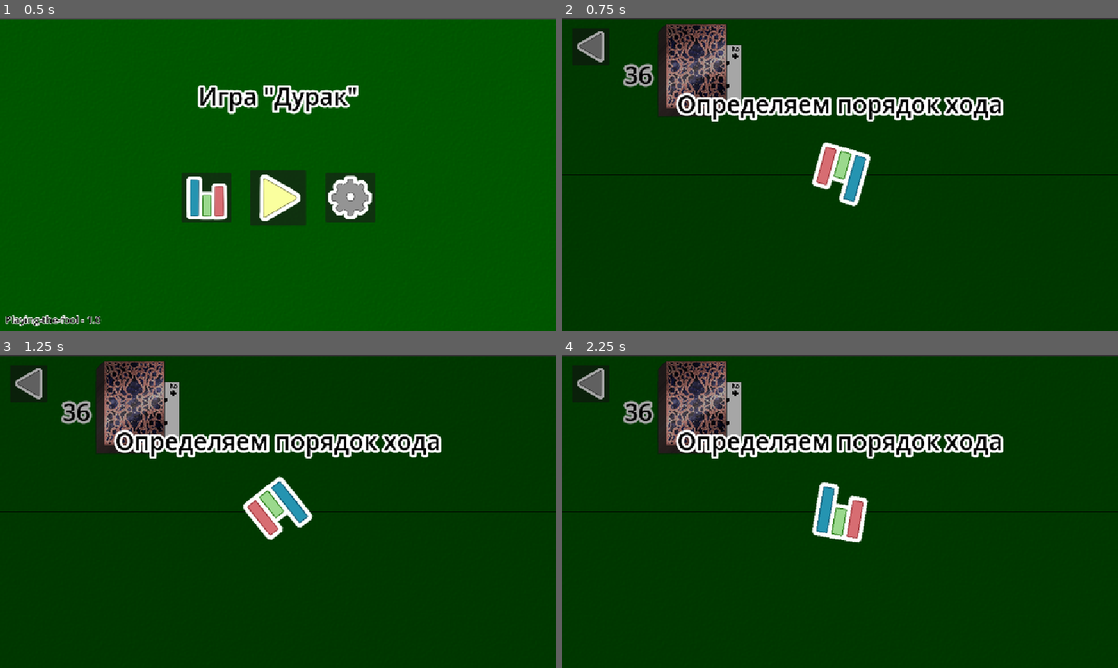
Above: before the commit, frames 1-4 (two rows, left to right).
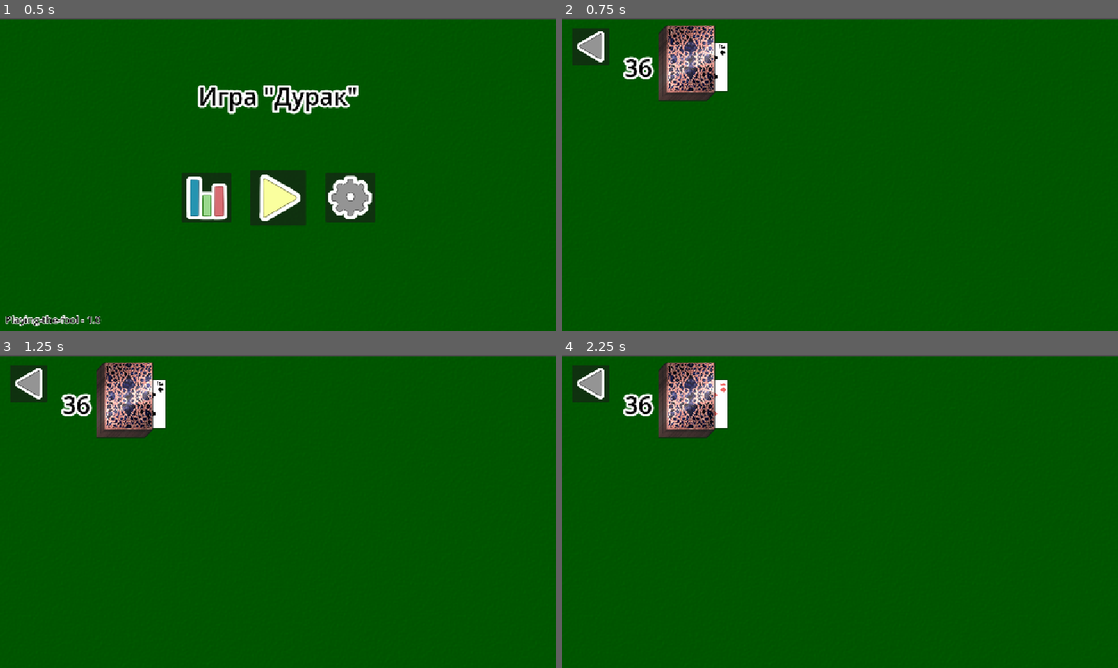
Above: after the commit, the same moments.

Repository: Yulya-S/Playing-the-fool
Game: Godot game, scene res://scenes/main.tscn
Same seed, same stepped clock (60 frames per second), same inputs: the game is played once before the commit and once after it.
Inputs (mouse positions are in pixels of both pictures, inside the frame that each line leads up to):
- Up to frame 1 (0.5 s): no input
- Up to frame 2 (0.75 s): click (840, 196) at 0.5 s
- Up to frame 3 (1.25 s): no input
- Up to frame 4 (2.25 s): click (589, 383) at 1.25 s; click (840, 533) at 2.02 s

Frame 1 is identical in both runs. In frame 2, 99% of the frame differs, in the area x 0-100%, y 0-100%; in frame 3, 99%; in frame 4, 99%.
Error in both runs: Invalid call. Nonexistent function 'store_json' in base 'Node (Global.gd)'. (res://scripts/main.gd:9)

Commit message:
changing the deck size

Diff:
--- a/playing-the-fool/scenes/fragments/card.tscn
+++ b/playing-the-fool/scenes/fragments/card.tscn
@@ -10,6 +10,7 @@
 script = ExtResource("1_0bgfi")
 
 [node name="Pack" parent="." instance=ExtResource("1_iriu1")]
+scale = Vector2(0.4, 0.4)
 
 [node name="CollisionShape2D" type="CollisionShape2D" parent="."]
 position = Vector2(0, -7.5)
--- a/playing-the-fool/scenes/fragments/pack.tscn
+++ b/playing-the-fool/scenes/fragments/pack.tscn
@@ -615,7 +615,7 @@
 "times": PackedFloat32Array(0),
 "transitions": PackedFloat32Array(1),
 "update": 0,
-"values": [Vector2(0.5, 0.5)]
+"values": [Vector2(0.4, 0.4)]
 }
 
 [sub_resource type="Animation" id="Animation_wo5bd"]
@@ -670,7 +670,7 @@
 }
 
 [node name="Pack" type="AnimatedSprite2D"]
-scale = Vector2(0.5, 0.5)
+scale = Vector2(0.4, 0.4)
 sprite_frames = SubResource("SpriteFrames_r0akj")
 animation = &"0"
 script = ExtResource("3_hv4hu")
--- a/playing-the-fool/scenes/pages/game.tscn
+++ b/playing-the-fool/scenes/pages/game.tscn
@@ -89,14 +89,14 @@
 icon = ExtResource("3_773x0")
 
 [node name="Deck" type="Node2D" parent="."]
-position = Vector2(81, 117)
+position = Vector2(69, 102)
 script = ExtResource("1_773x0")
 
 [node name="Label" type="Label" parent="Deck"]
-offset_left = 16.0
-offset_top = -86.0
-offset_right = 106.0
-offset_bottom = 86.0
+offset_left = 26.0
+offset_top = -69.0
+offset_right = 118.0
+offset_bottom = 69.0
 theme_override_colors/font_color = Color(0, 0, 0, 1)
 theme_override_colors/font_outline_color = Color(1, 1, 1, 1)
 theme_override_constants/outline_size = 20
@@ -112,6 +112,7 @@
 position = Vector2(179, 0)
 
 [node name="FirstMoveDetermination" type="ColorRect" parent="."]
+visible = false
 layout_mode = 0
 offset_right = 1152.0
 offset_bottom = 648.0
